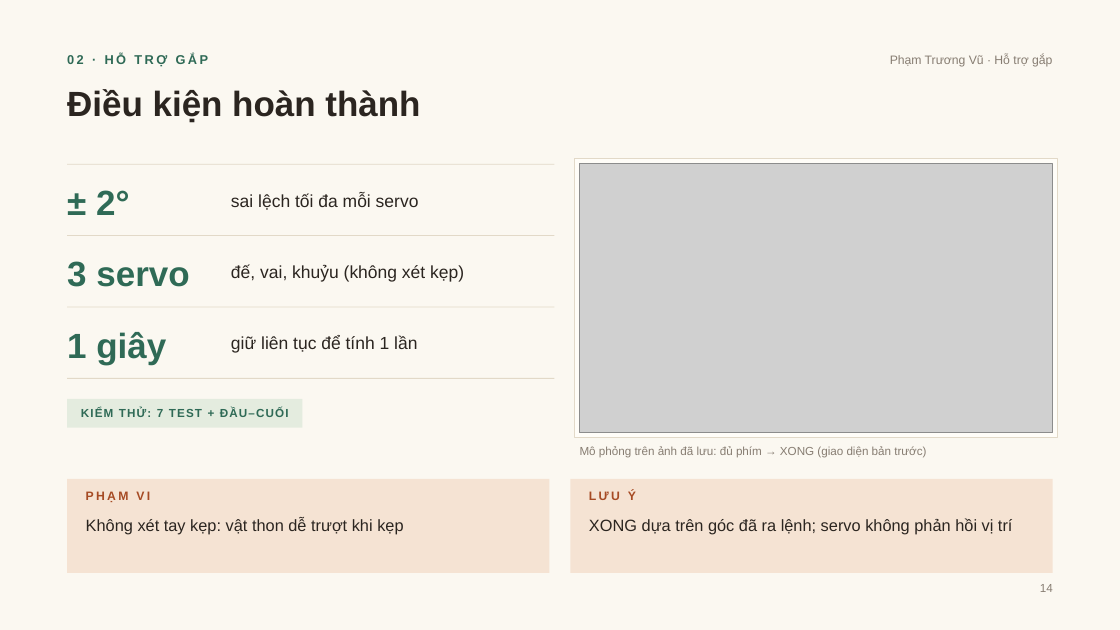
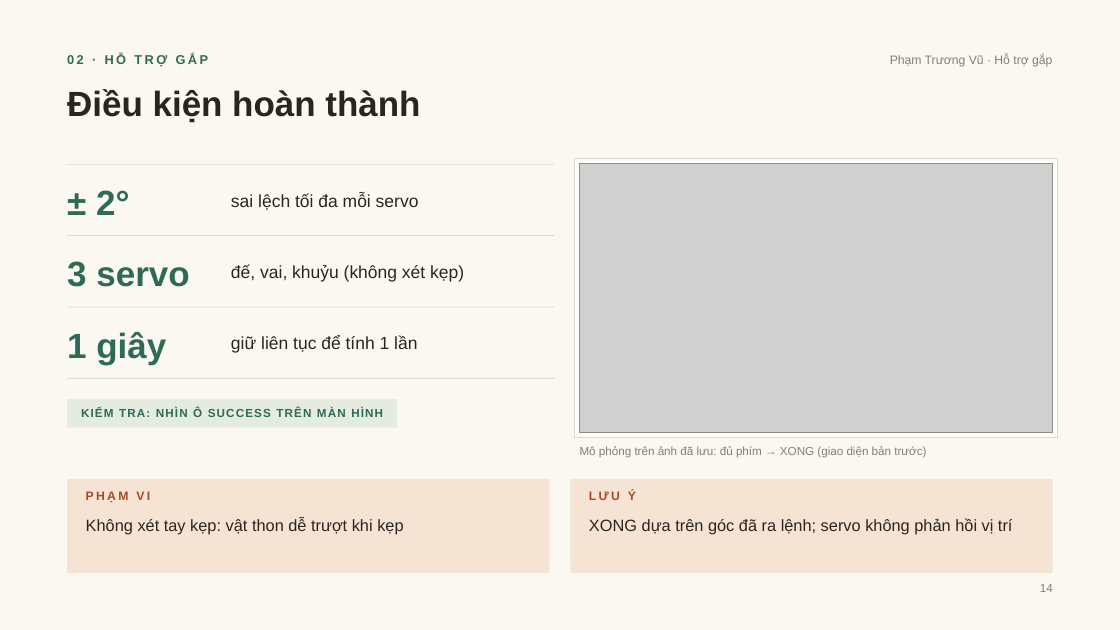
Before and after one commit to DuongNAD/Project_IoT, a slide deck: slide 14 of slides/Project_IoT_ThuyetTrinh.pptx. Drawn at 1120x630 pixels with LibreOffice and Linux fonts; fonts in the diff are those of the drawing; grey boxes stand for pictures. Boxes give left, top, right and bottom in pixels: in the first picture for what was removed or moved away, otherwise in the second. Text is boxed around its words. In the diff, an @@ line names an element or a change of style, - is before the commit and + after.

```diff
--- a/slides/Project_IoT_ThuyetTrinh.pptx
+++ b/slides/Project_IoT_ThuyetTrinh.pptx
@@ rectangle "KIỂM TRA: NHÌN Ô SUCCESS ...": place and size @@
-rectangle "KIỂM TRA: NHÌN Ô SUCCESS ..." at box(67, 399, 302, 428)
+rectangle "KIỂM TRA: NHÌN Ô SUCCESS ..." at box(67, 399, 397, 428)
@@ text in rectangle at box(81, 408, 383, 417): text changed @@
-KIỂM THỬ: 7 TEST + ĐẦU–CUỐI
+KIỂM TRA: NHÌN Ô SUCCESS TRÊN MÀN HÌNH
```
Also in this commit, not shown: 6 other slides changed, 49 other files.
